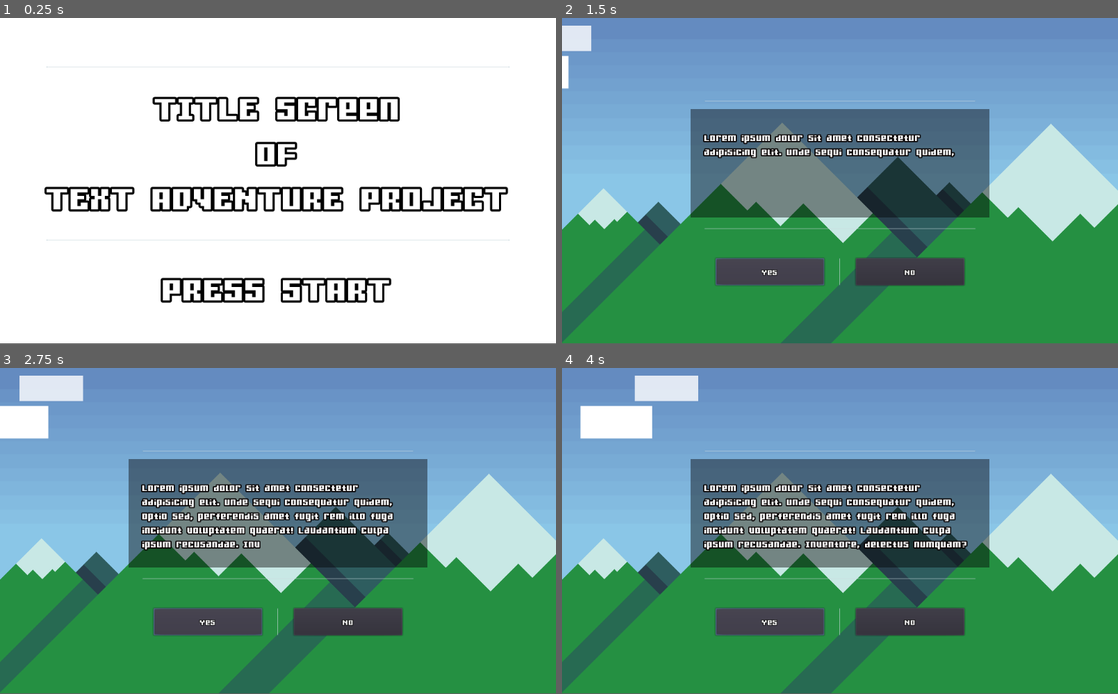
Above: before the commit, frames 1-4 (two rows, left to right).
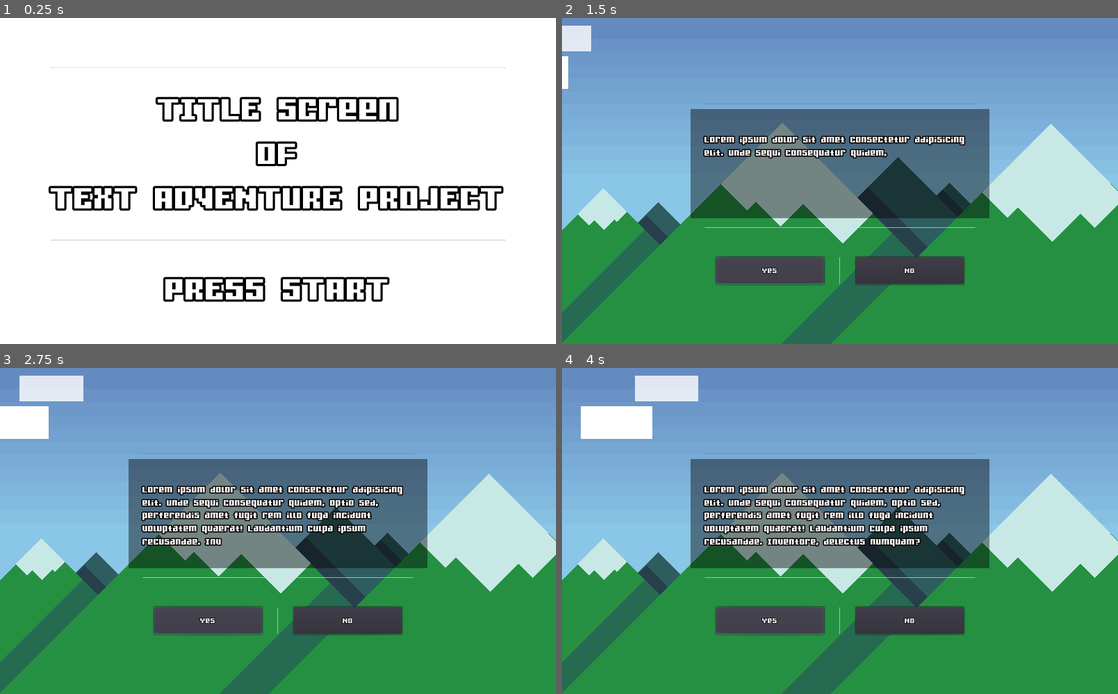
Above: after the commit, the same moments.

Repository: Opalablue/Adventure-Text-Project
Game: Godot game, scene res://resources/node/MainMenu.tscn
Two runs of this game, one before a commit and one after it. Both use one fixed random seed, a clock stepped at 60 frames per second and the inputs below. Before the commit the project has no main scene; this scene is started directly in both runs.
Inputs:
- Up to frame 1 (0.25 s): no input
- Up to frame 2 (1.5 s): tap Enter (ui_accept) at 0.5, 0.77 s; click "Yes" at 1.25 s
- Up to frame 3 (2.75 s): click "Yes" at 2 s
- Up to frame 4 (4 s): click "Yes" at 2.75 s; tap Enter (ui_accept) at 3.77 s
In our replay, the window is 800x468 before the commit and 800x469 after it. These sizes can differ from the game's own. Grey fills any space a smaller window leaves; there, only what the larger window draws over its background counts as a difference.

The runs differ from the first frame. In frame 1, 7.0% of the frame differs, in the area x 8-92%, y 14-88%; in frame 2, 3.8%; in frame 3, 6.7%; in frame 4, 7.5%, in the area x 0-100%, y 2-100%.

Commit message:
Update project.godot
Changed the stretch mode to "2d"
Changed the aspect to "expand"

Diff:
--- a/files/project.godot
+++ b/files/project.godot
@@ -16,7 +16,13 @@
 [application]
 
 config/name="TextAdventure"
+run/main_scene="res://resources/node/MainMenu.tscn"
 config/icon="res://icon.png"
+
+[display]
+
+window/stretch/mode="2d"
+window/stretch/aspect="expand"
 
 [rendering]
 
